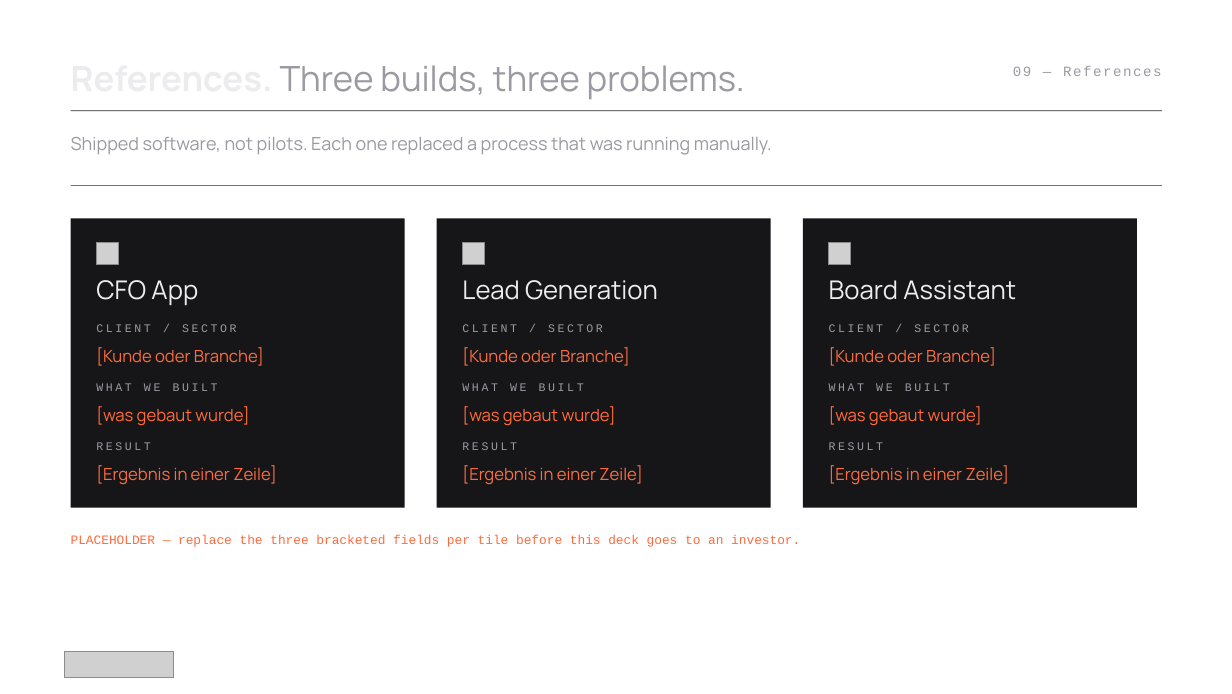
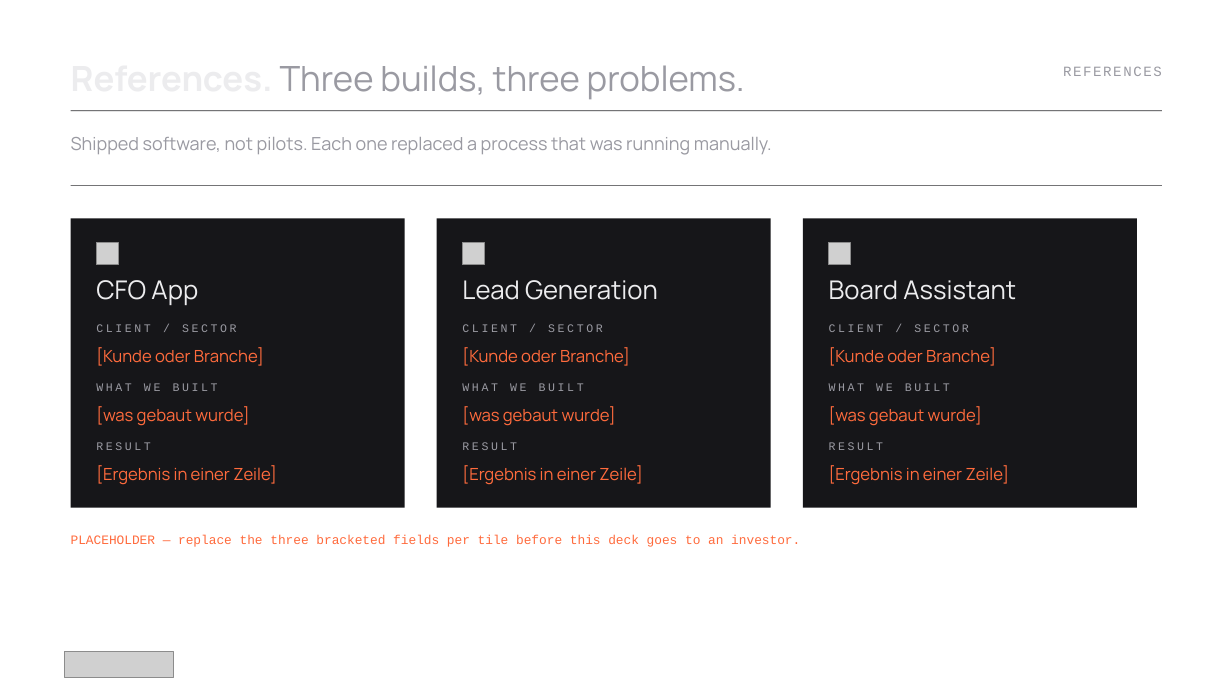
Before and after one commit to athenarunai-gif/Athena, a slide deck: slide 9 of deck/Pitch_Deck_AthenaRun_v2.pptx. Drawn at 1232x694 pixels with LibreOffice and Linux fonts; fonts in the diff are those of the drawing; grey boxes stand for pictures; background and template pictures are left out. Boxes give left, top, right and bottom in pixels: in the first picture for what was removed or moved away, otherwise in the second. Text is boxed around its words. In the diff, an @@ line names an element or a change of style, - is before the commit and + after.

```diff
--- a/deck/Pitch_Deck_AthenaRun_v2.pptx
+++ b/deck/Pitch_Deck_AthenaRun_v2.pptx
@@ text at (1063,66,1162,76): text changed @@
-09 — References
+REFERENCES
```
Also in this commit, not shown: 9 other slides changed, 3 slides added, 3 slides removed, 5 other files.
